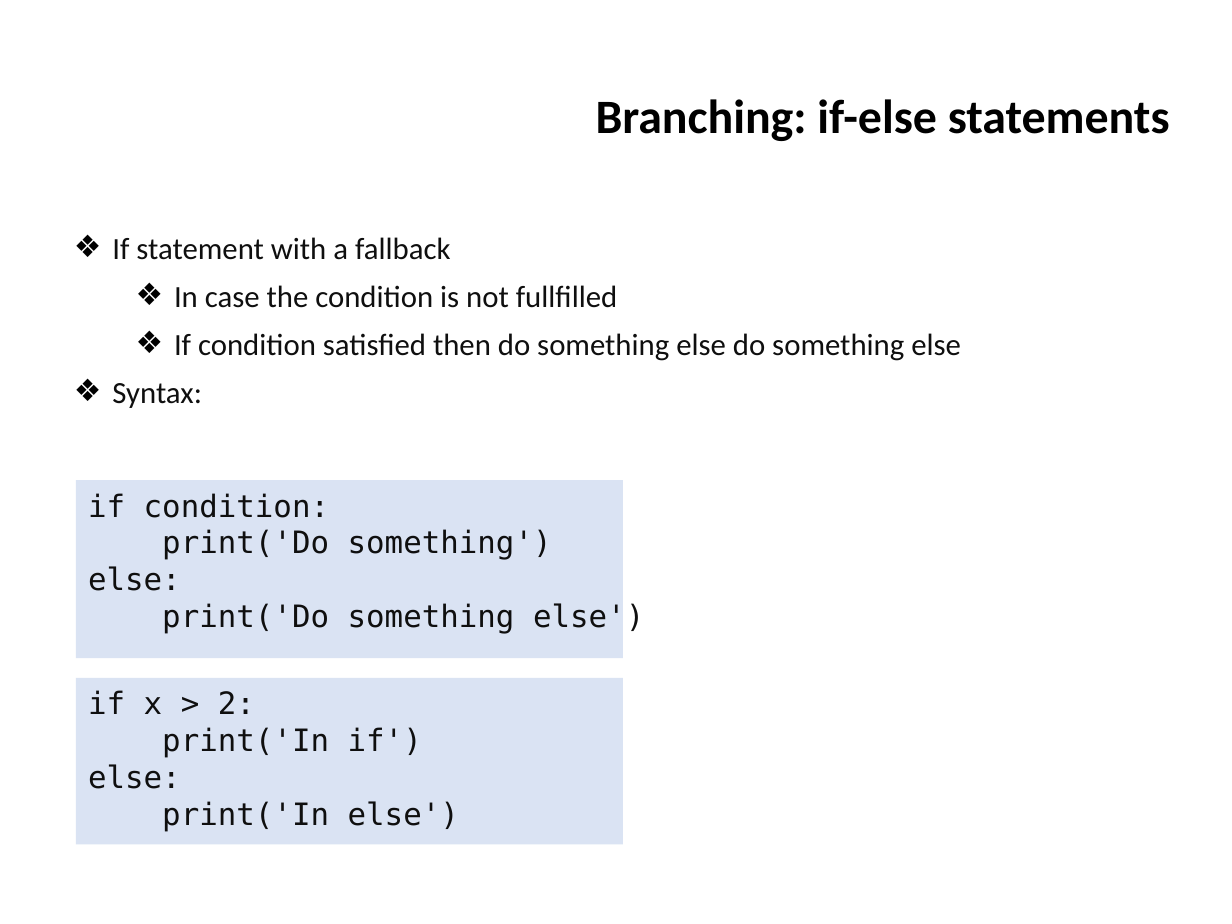
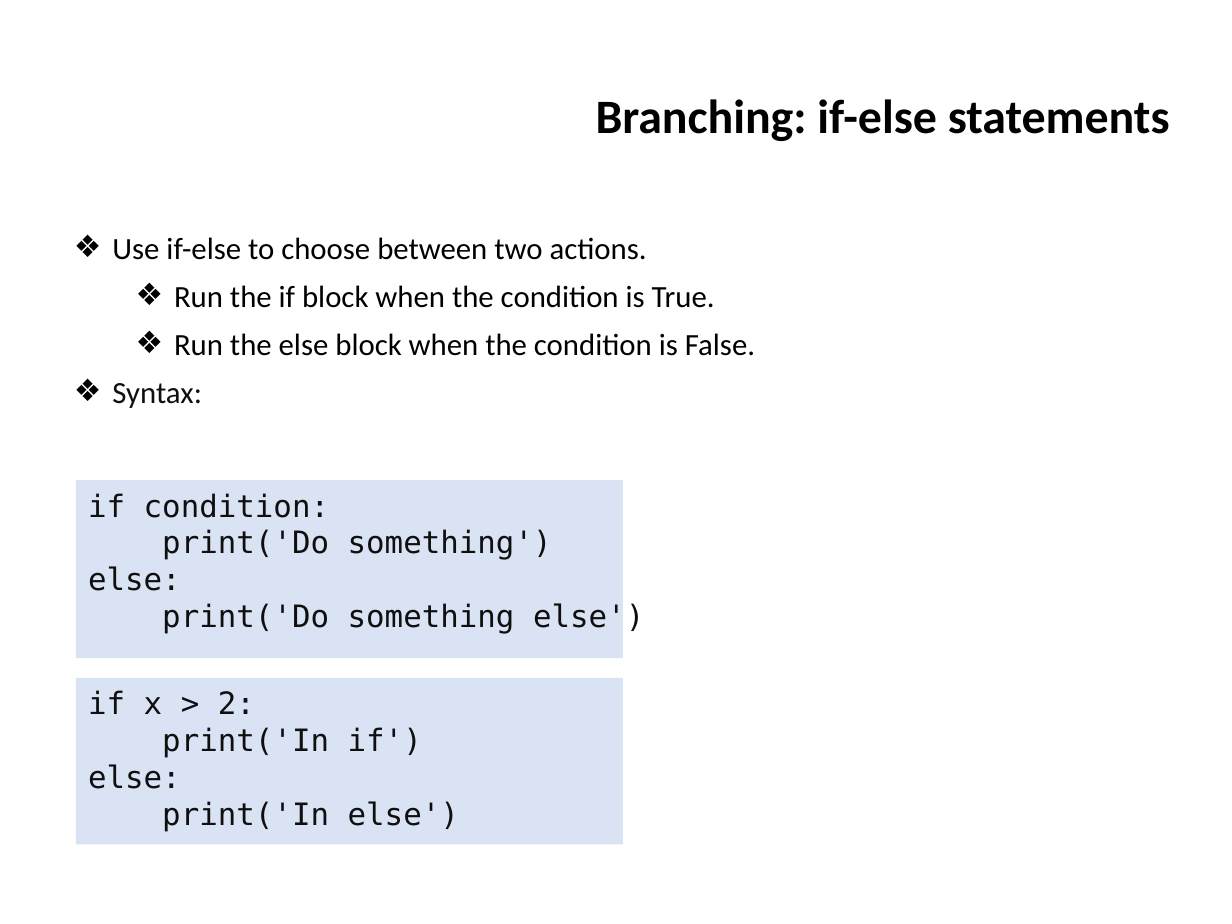
Before and after one commit to ifromm/fcsp, a slide deck: slide 35 of Slides/unit_4_prog_1.pptx (slide 83 before the commit). Drawn at 1232x924 pixels with LibreOffice and Linux fonts; fonts in the diff are those of the drawing; background and template pictures are left out. Boxes give left, top, right and bottom in pixels: in the first picture for what was removed or moved away, otherwise in the second. Text is boxed around its words. In the diff, an @@ line names an element or a change of style, - is before the commit and + after.

```diff
--- a/Slides/unit_4_prog_1.pptx
+++ b/Slides/unit_4_prog_1.pptx
@@ text at box(112, 237, 755, 356): text changed; text colour #0F0F0F to #000000 @@
-❖ If statement with a fallback
-  ❖ In case the condition is not fullfilled
-  ❖ If condition satisfied then do something else do something else
+❖ Use if-else to choose between two actions.
+  ❖ Run the if block when the condition is True.
+  ❖ Run the else block when the condition is False.
```
Also in this commit, not shown: 24 other slides changed, 49 slides removed.
